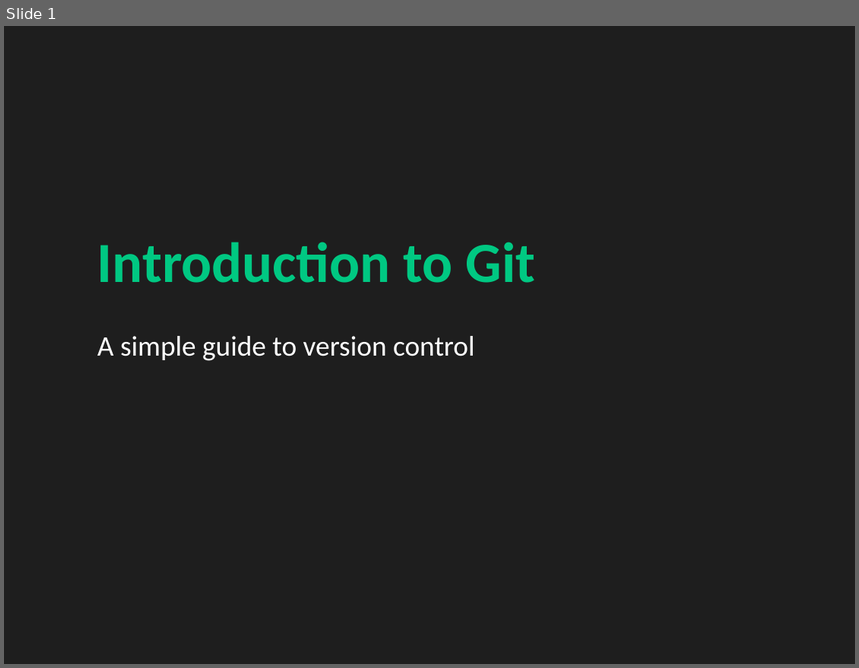
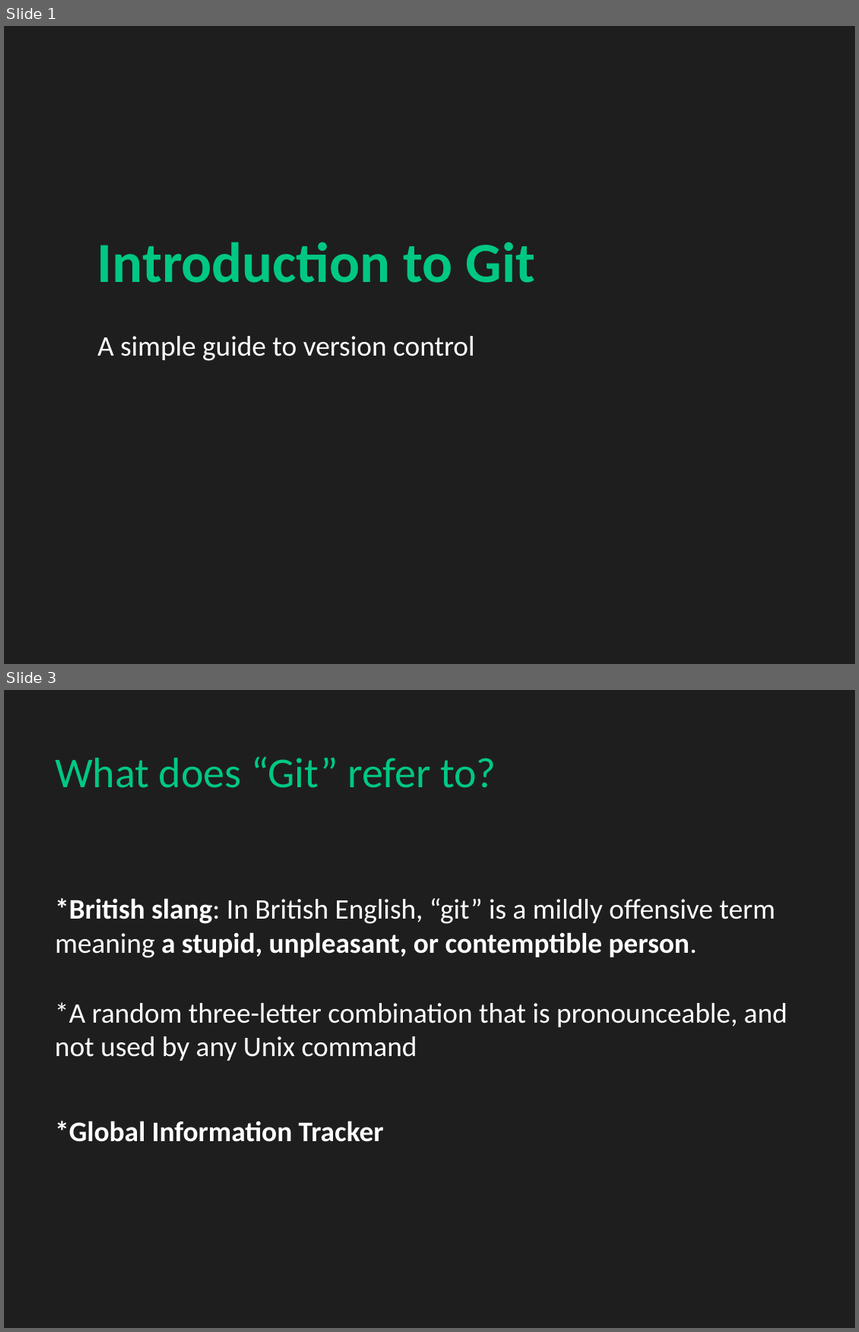
Before and after one commit to OmarMoamarFostok/git-presentation, a slide deck: Git_Presentation.pptx. Shown one above the other, each under a label of ours: slide 1 before the commit, slides 1 and 3 after it; the slides between them are not shown. The pictures are 859x668 and 859x1332 pixels, drawn with LibreOffice and Linux fonts; fonts in the diff are those of the drawing. Boxes give left, top, right and bottom in pixels: in the first picture for what was removed or moved away, otherwise in the second. Text is boxed around its words. In the diff, an @@ line names an element or a change of style, - is before the commit and + after.

```diff
--- a/Git_Presentation.pptx
+++ b/Git_Presentation.pptx
@@ slide 3 added at <box>4,690,855,1328</box>, background #1E1E1E @@
@@ text added at <box>55,757,496,788</box>, 36 pt, text #00C882 @@
+What does “Git” refer to?
@@ text added at <box>55,898,775,958</box>, 24 pt, text #FFFFFF @@
+*British slang: In British English, “git” is a mildly offensive term
+meaning a stupid, unpleasant, or contemptible person.
@@ text added at <box>55,1002,788,1061</box>, 24 pt, text #FFFFFF @@
+*A random three-letter combination that is pronounceable, and
+not used by any Unix command
@@ text added at <box>55,1121,384,1142</box>, 24 pt, text #FFFFFF, bold @@
+*Global Information Tracker
```
Also in this commit, not shown: 2 other slides changed, 17 other slides added, 1 slide removed.
